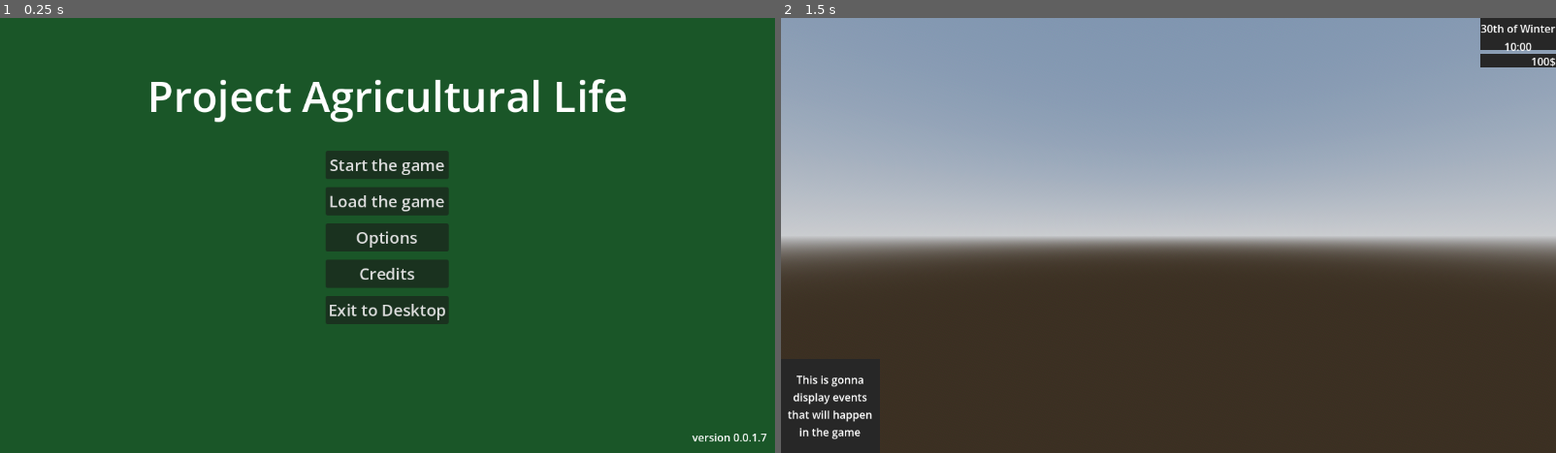
Above: before the commit, frames 1-2 (left to right).
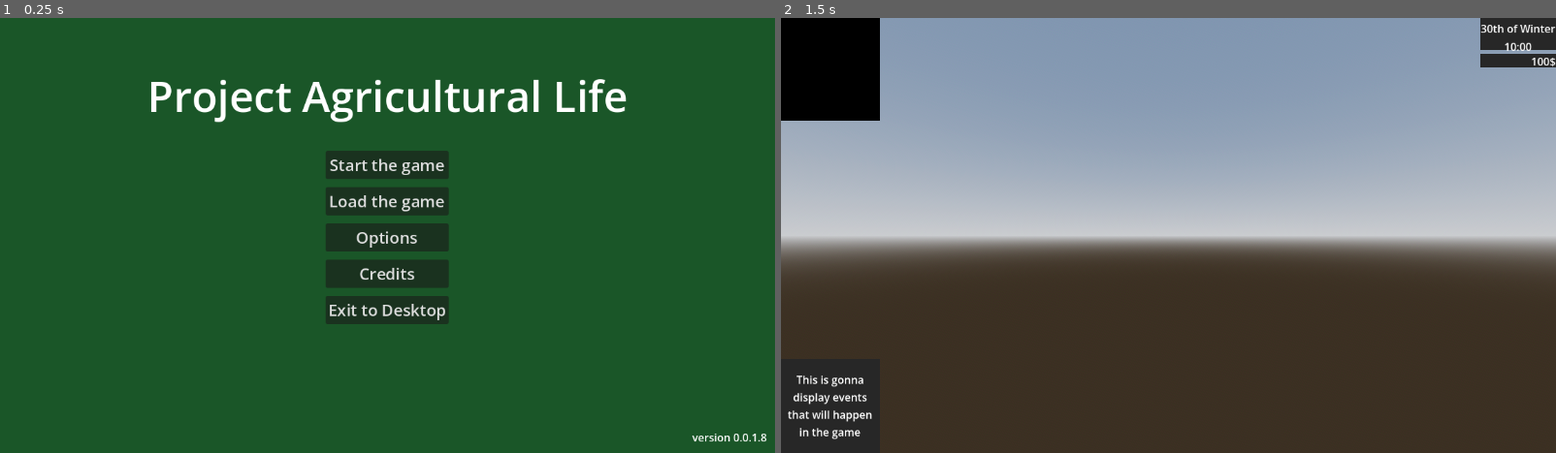
Above: after the commit, the same moments.

Repository: MatGalos/project-agriculural-life
Game: Godot game, scene res://Scenes/UIs/Menus/LaunchMenu/MainMenu.tscn
Two runs of this game, one before a commit and one after it. Both use one fixed random seed, a clock stepped at 60 frames per second and the inputs below.
Inputs:
- Up to frame 1 (0.25 s): no input
- Up to frame 2 (1.5 s): click "Start the game" at 0.5 s; tap Enter at 1.25 s

The runs differ from the first frame. In frame 1, less than 0.1% of the frame differs, in the area x 98-99%, y 95-98%; in frame 2, 3.0%, in the area x 0-13%, y 0-24%.

Commit message:
Implemented placeholder for mini map

Diff:
--- a/Scenes/UIs/PlayerHUD/player_hud.tscn
+++ b/Scenes/UIs/PlayerHUD/player_hud.tscn
@@ -90,3 +90,17 @@
 horizontal_alignment = 1
 vertical_alignment = 1
 autowrap_mode = 2
+
+[node name="MapController" type="Control" parent="Root" unique_id=3203391]
+anchors_preset = 0
+offset_right = 147.0
+offset_bottom = 153.0
+
+[node name="ColorRect" type="ColorRect" parent="Root/MapController" unique_id=243788001]
+layout_mode = 1
+anchors_preset = 15
+anchor_right = 1.0
+anchor_bottom = 1.0
+grow_horizontal = 2
+grow_vertical = 2
+color = Color(0, 0, 0, 1)
--- a/project.godot
+++ b/project.godot
@@ -11,7 +11,7 @@
 [application]
 
 config/name="Project_Agricultural_life"
-config/version="0.0.1.7"
+config/version="0.0.1.8"
 run/main_scene="uid://bg2wnf0pafkqt"
 config/features=PackedStringArray("4.6", "Forward Plus")
 config/icon="res://Assets/Icons/AppIcons/icon.svg"
Not shown, changed: README.md
